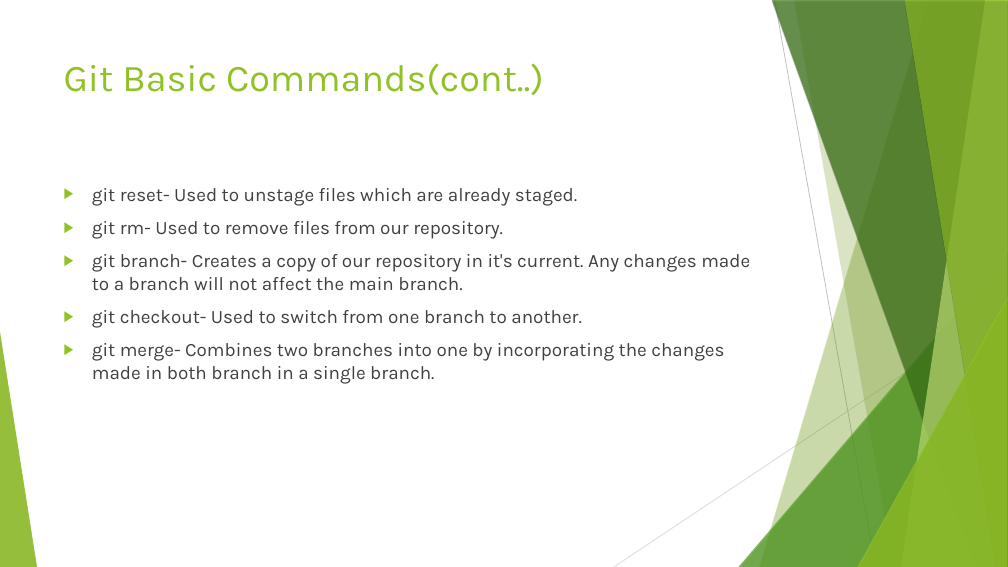
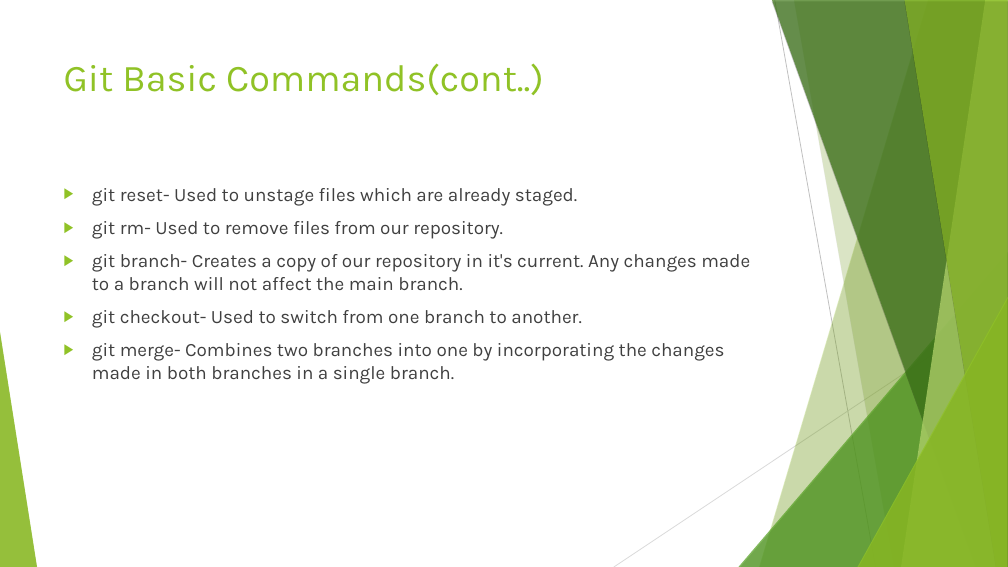
Before and after one commit to Gautam0401/My-Repo, a slide deck: slide 5 of GIT.odp. Drawn at 1008x567 pixels with LibreOffice and Linux fonts; fonts in the diff are those of the drawing. Boxes give left, top, right and bottom in pixels: in the first picture for what was removed or moved away, otherwise in the second. Text is boxed around its words. In the diff, an @@ line names an element or a change of style, - is before the commit and + after.

Commit message:
Minor changes

```diff
--- a/GIT.odp
+++ b/GIT.odp
@@ text at [92,343,724,384]: text changed @@
-▶ git merge- Combines two branches into one by incorporating the changes made in both branch in a single branch.
+▶ git merge- Combines two branches into one by incorporating the changes made in both branches in a single branch.
```
